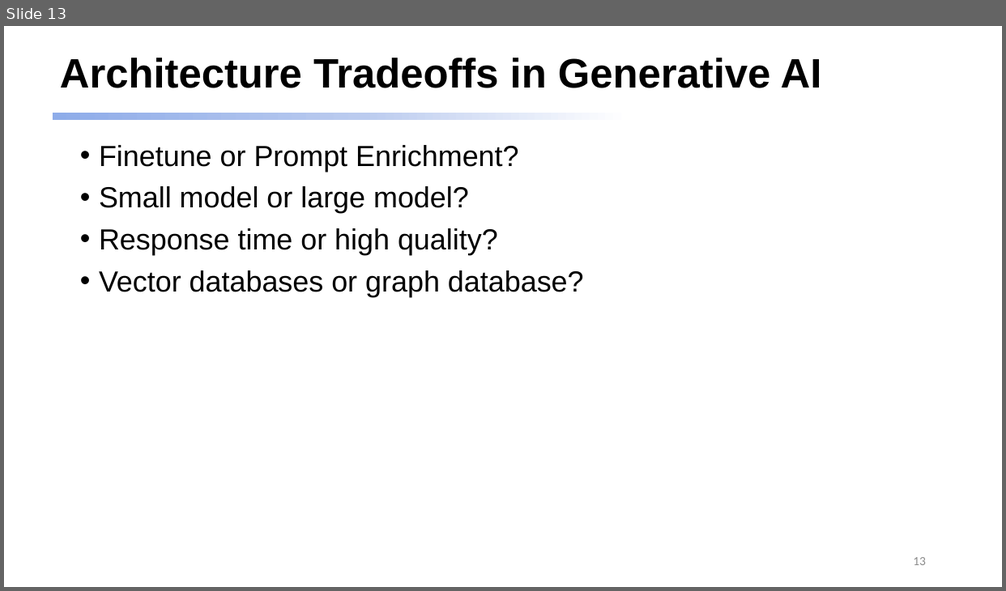
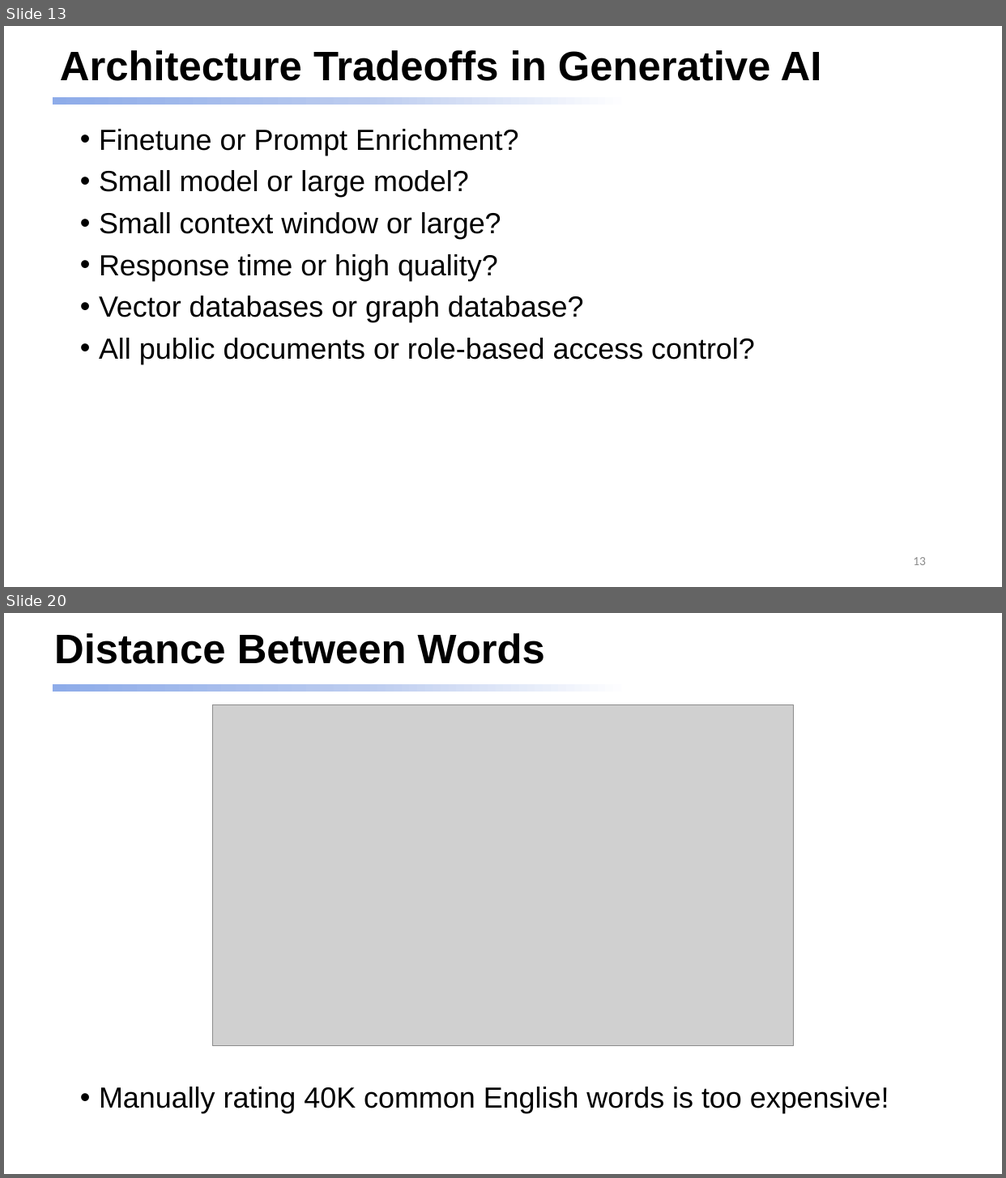
Before and after one commit to dmccreary/genai-arch-patterns, a slide deck: slides/One-Hour-Talk.pptx. Shown one above the other, each under a label of ours: slide 13 before the commit, slides 13 and 20 after it; the slides between them are not shown. The pictures are 1006x591 and 1006x1178 pixels, drawn with LibreOffice and Linux fonts; fonts in the diff are those of the drawing; grey boxes stand for pictures. Boxes give left, top, right and bottom in pixels: in the first picture for what was removed or moved away, otherwise in the second. Text is boxed around its words. In the diff, an @@ line names an element or a change of style, - is before the commit and + after.

```diff
--- a/slides/One-Hour-Talk.pptx
+++ b/slides/One-Hour-Talk.pptx
@@ slide 20 added at box(4, 613, 1002, 1174), background #FFFFFF; not listed: 1 template element that a slide beside it also shows @@
@@ title added at box(54, 633, 545, 664), 39.6 pt, text #000000, bold @@
+Distance Between Words
@@ picture added at box(212, 705, 793, 1046) @@
@@ text added at box(99, 1087, 889, 1114), 28 pt, text #000000 @@
+• Manually rating 40K common English words is too expensive!
@@ slide 13 changed as well @@
@@ title "Architecture Tradeoffs in Generative AI": place and size @@
-title "Architecture Tradeoffs in Generative AI" at box(60, 58, 822, 88)
+title "Architecture Tradeoffs in Generative AI" at box(60, 50, 822, 81)
@@ rectangle: place and size @@
-rectangle at box(52, 113, 913, 120)
+rectangle at box(52, 97, 913, 105)
@@ text "Finetune or Prompt Enrichment?": place and size @@
-text "Finetune or Prompt Enrichment?" at box(99, 145, 584, 297)
+text "Finetune or Prompt Enrichment?" at box(99, 129, 755, 365)
@@ text at box(99, 212, 501, 239): paragraph added @@
+• Small context window or large?
@@ text at box(99, 338, 755, 365): paragraph added @@
+• All public documents or role-based access control?
```
Also in this commit, not shown: 12 other slides changed, 15 other slides added.
